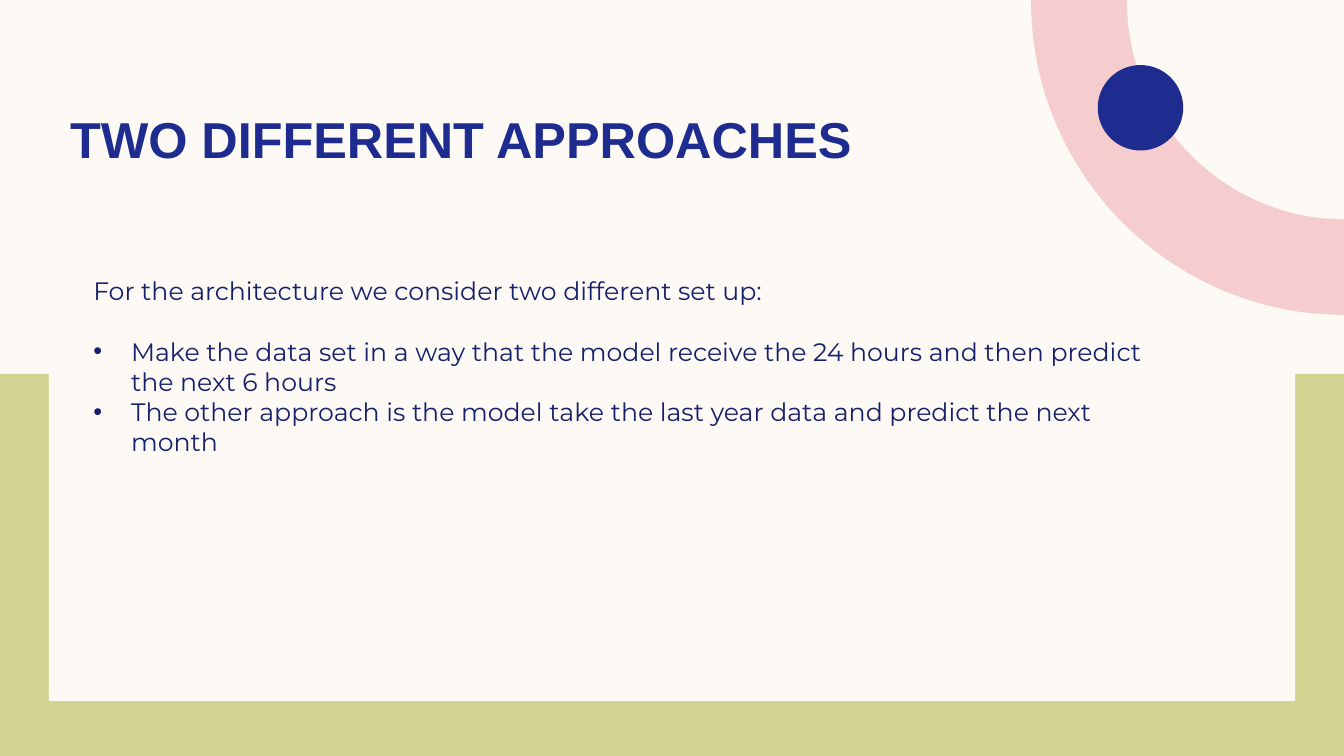
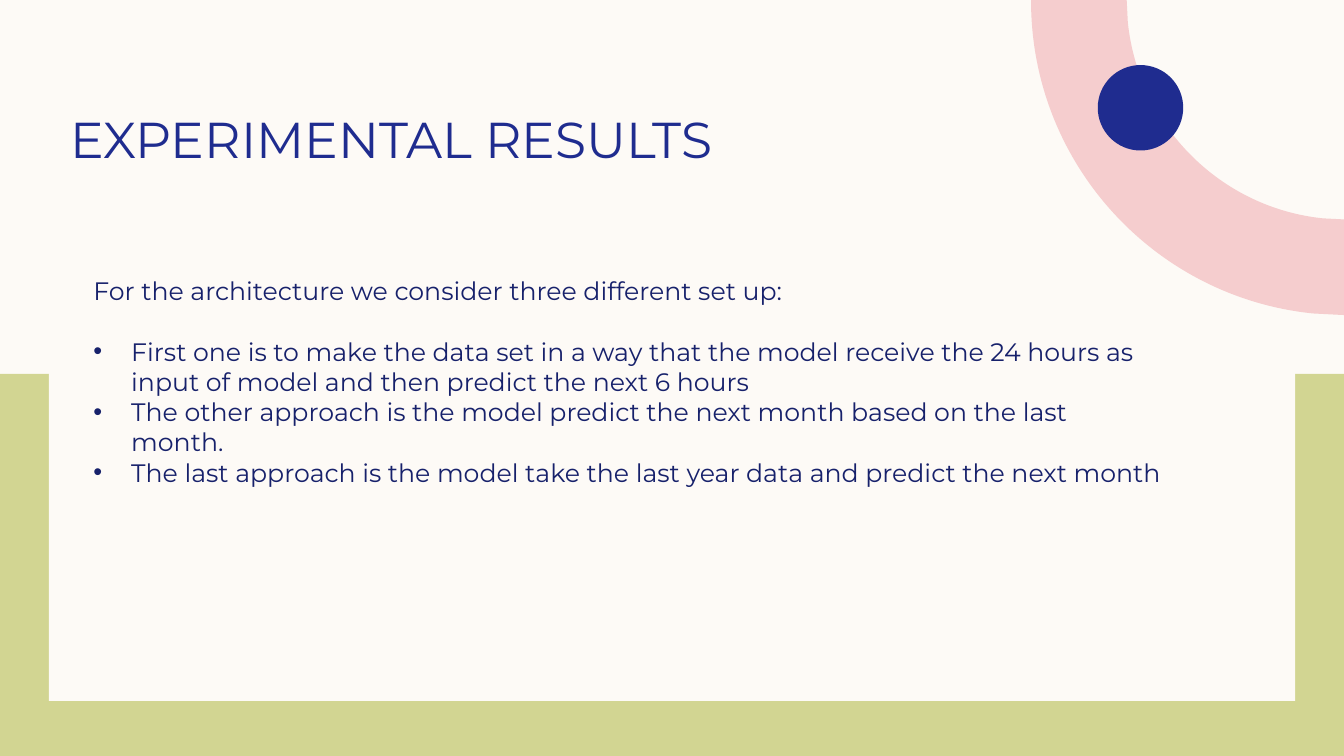
Before and after one commit to Fatemehbozorgi97/Carbon-emission-prediction-, a slide deck: slide 11 of Carbon emission prediction.pptx (slide 10 before the commit). Drawn at 1344x756 pixels with LibreOffice and Linux fonts; fonts in the diff are those of the drawing. Boxes give left, top, right and bottom in pixels: in the first picture for what was removed or moved away, otherwise in the second. Text is boxed around its words. In the diff, an @@ line names an element or a change of style, - is before the commit and + after.

```diff
--- a/Carbon emission prediction.pptx
+++ b/Carbon emission prediction.pptx
@@ title at box(70, 122, 712, 159): text changed; font Arial to Montserrat; bold off @@
-TWO DIFFERENT APPROACHES
+EXPERIMENTAL RESULTS
@@ text at box(93, 281, 1161, 487): text changed @@
-For the architecture we consider two different set up:
-• Make the data set in a way that the model receive the 24 hours and then predict the next 6 hours
-• The other approach is the model take the last year data and predict the next month
+For the architecture we consider three different set up:
+• First one is to make the data set in a way that the model receive the 24 hours as input of model and then predict the next 6 hours
+• The other approach is the model predict the next month based on the last month.
+• The last approach is the model take the last year data and predict the next month
```
Also in this commit, not shown: 9 other slides changed, 3 slides added, 1 slide removed, 2 other files.
